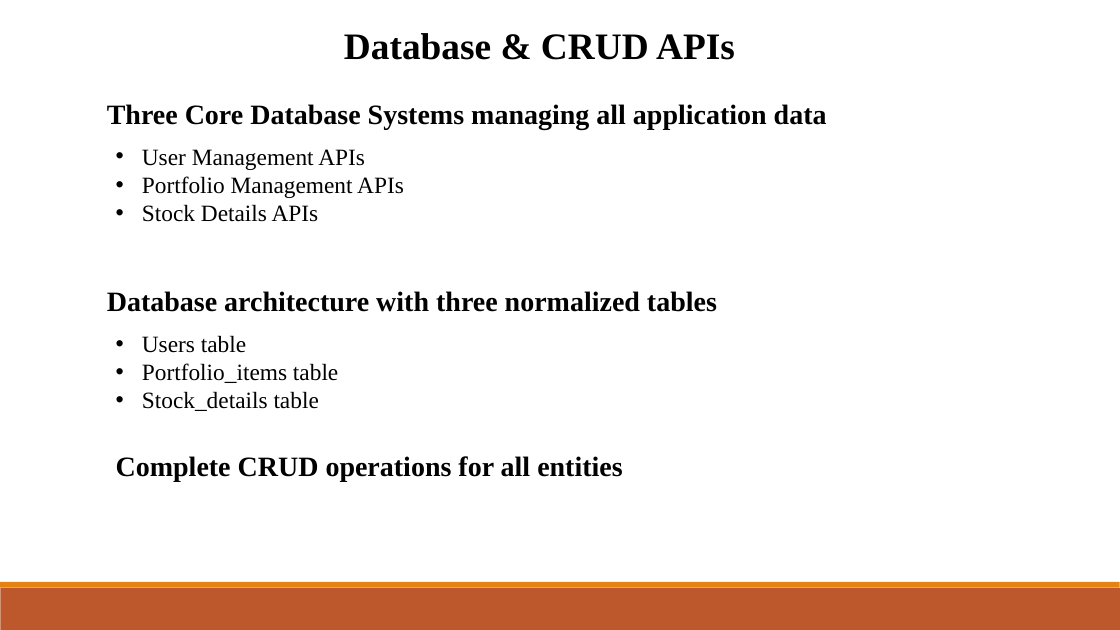
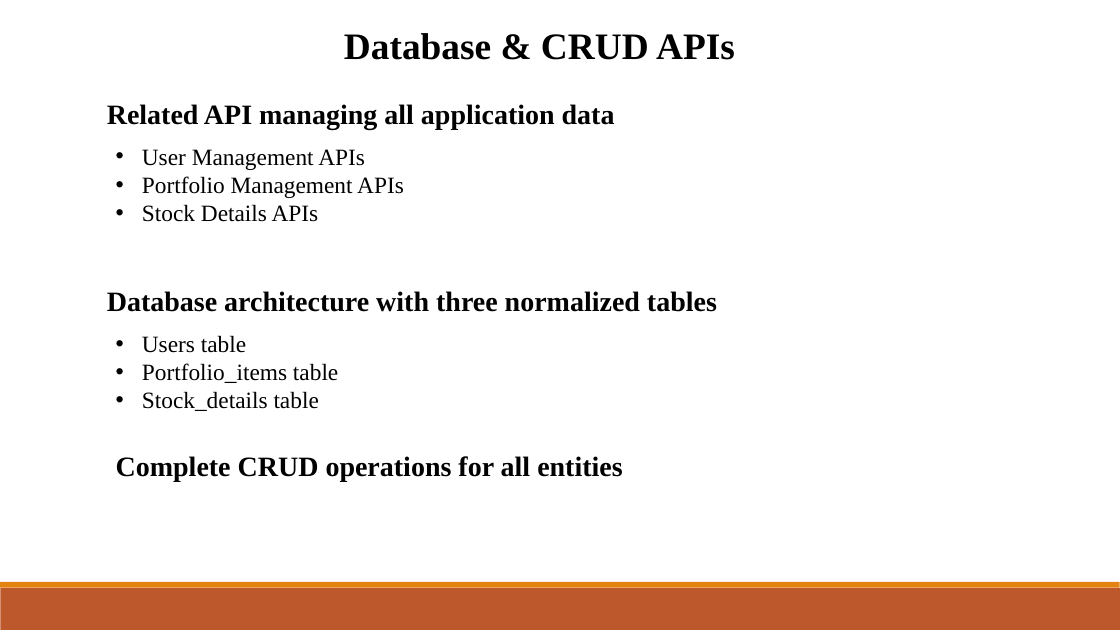
Before and after one commit to mimanchiou/seven, a slide deck: slide 7 of Final_ppt.pptx. Drawn at 1120x630 pixels with LibreOffice and Linux fonts; fonts in the diff are those of the drawing. Boxes give left, top, right and bottom in pixels: in the first picture for what was removed or moved away, otherwise in the second. Text is boxed around its words. In the diff, an @@ line names an element or a change of style, - is before the commit and + after.

Commit message:
Add files via upload
update pptx

```diff
--- a/Final_ppt.pptx
+++ b/Final_ppt.pptx
@@ text at bbox=[107, 104, 615, 129]: text changed @@
-Three Core Database Systems managing all application data
+Related API managing all application data
```
Also in this commit, not shown: 1 slide added.
